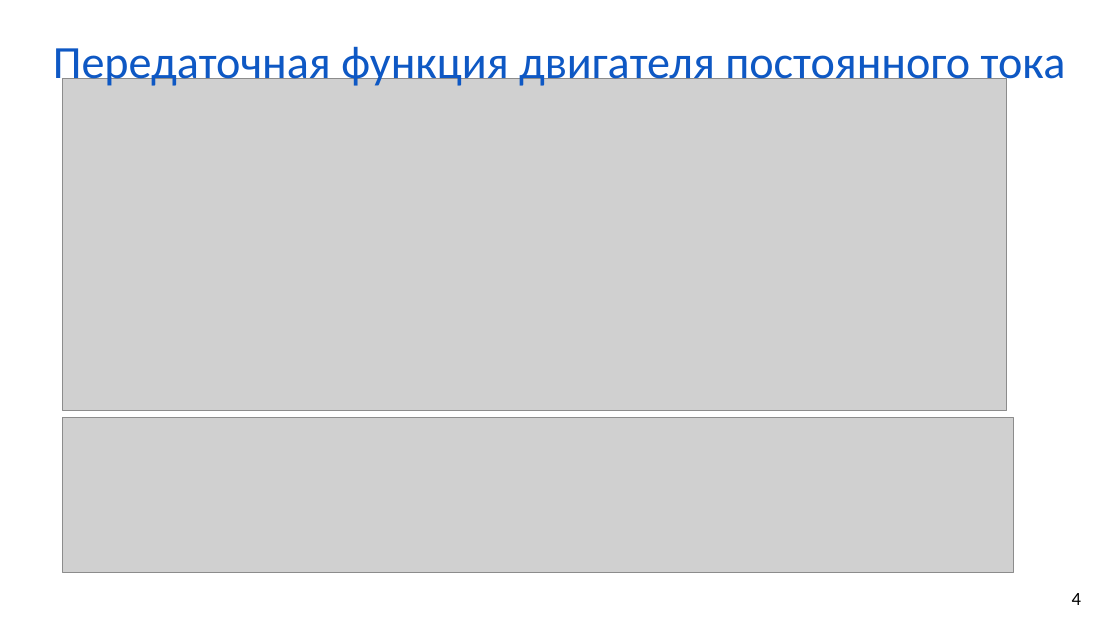
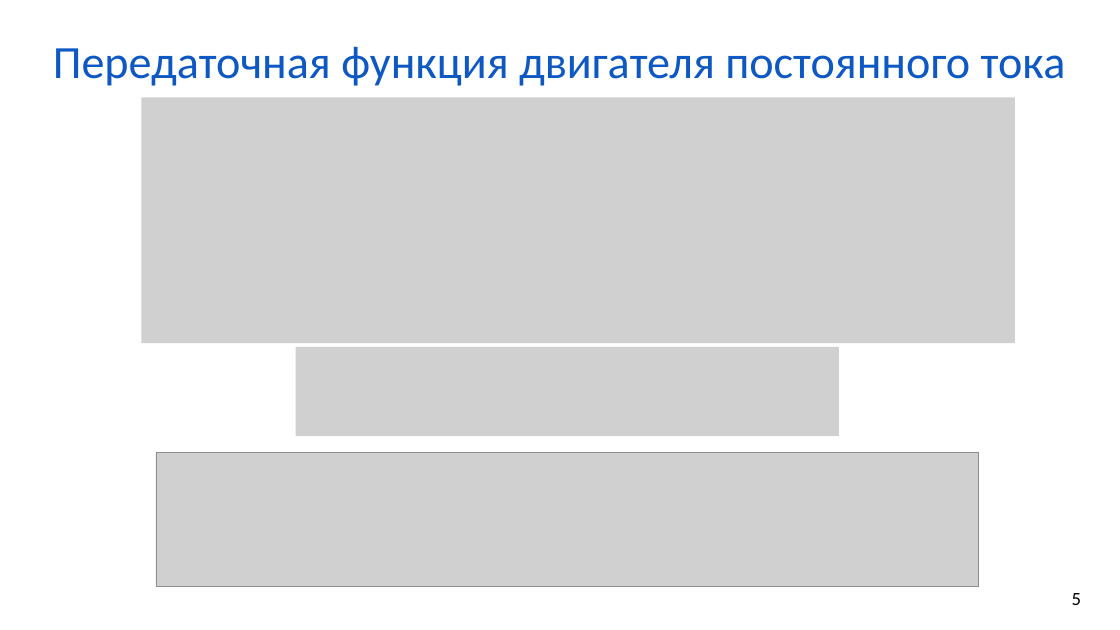
Before and after one commit to asromashko/UVMatlabLec, a slide deck: slide 5 of Лекция5/Лекция5.pptx (slide 4 before the commit). Drawn at 1120x630 pixels with LibreOffice and Linux fonts; fonts in the diff are those of the drawing; grey boxes stand for pictures. Boxes give left, top, right and bottom in pixels: in the first picture for what was removed or moved away, otherwise in the second. Text is boxed around its words. In the diff, an @@ line names an element or a change of style, - is before the commit and + after.

```diff
--- a/Лекция5/Лекция5.pptx
+++ b/Лекция5/Лекция5.pptx
@@ picture: place and size @@
-picture at [62,79,1007,411]
+picture at [141,97,1015,344]
@@ picture added at [296,347,839,436] @@
@@ picture: place and size @@
-picture at [62,418,1014,572]
+picture at [156,453,979,586]
@@ page number at [1072,593,1081,605]: text changed @@
-4
+5
```
Also in this commit, not shown: 1 other slide changed, 4 other files.
